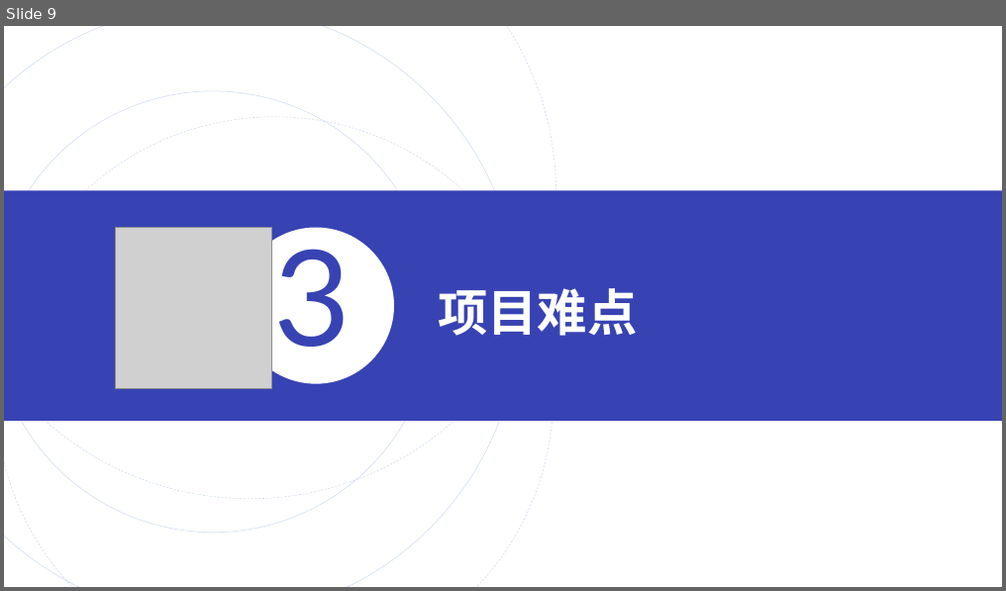
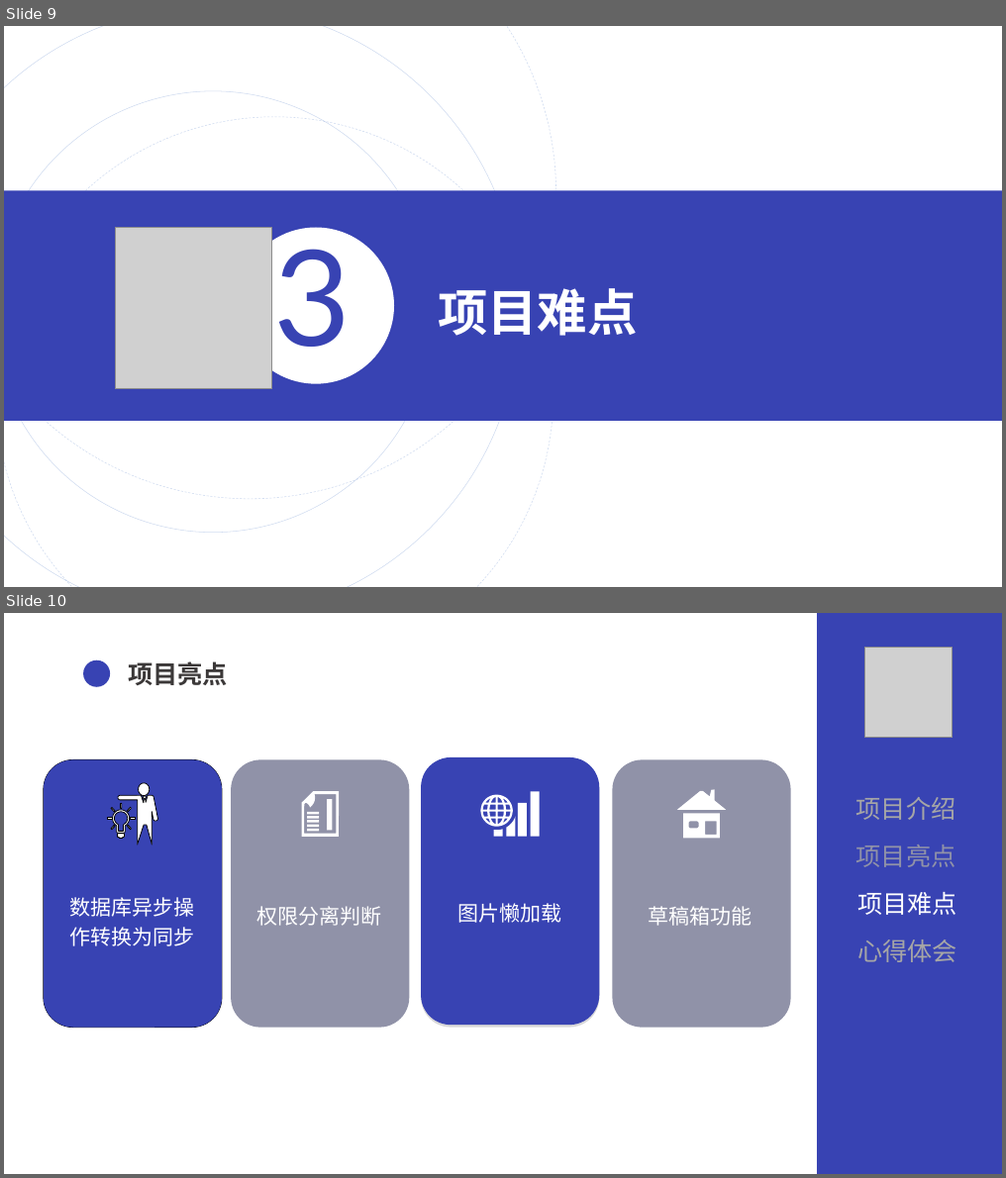
Before and after one commit to zhiyuxinxuan/QG_FinalTest, a slide deck: others/QG汇报.pptx. Shown one above the other, each under a label of ours: slide 9 before the commit, slides 9 and 10 after it. The pictures are 1006x591 and 1006x1178 pixels, drawn with LibreOffice and Linux fonts; fonts in the diff are those of the drawing; grey boxes stand for pictures. Boxes give left, top, right and bottom in pixels: in the first picture for what was removed or moved away, otherwise in the second. Text is boxed around its words. In the diff, an @@ line names an element or a change of style, - is before the commit and + after.

```diff
--- a/others/QG汇报.pptx
+++ b/others/QG汇报.pptx
@@ slide 10 added at [4,613,1002,1174], background #FFFFFF @@
@@ rectangle added at [818,613,1002,1174], fill #3843B3, outline #3843B3 1 pt @@
@@ ellipse added at [83,661,110,687], fill #3843B3 @@
@@ text added at [128,662,228,685], 24 pt, text #3B3838, bold @@
+项目亮点
@@ picture added at [865,648,952,738] @@
@@ rounded rectangle added at [231,760,409,1028], fill #9092A8 @@
@@ rounded rectangle added at [613,760,791,1028], fill #9092A8 @@
@@ freeform shape added at [677,789,726,839], fill #FFFFFF @@
@@ freeform shape added at [302,791,340,837], fill #FFFFFF @@
@@ text added at [856,797,956,820], 24 pt, text #A6A6A6 @@
+项目介绍
@@ text added at [856,845,956,867], 24 pt, text #9092A8 @@
+项目亮点
@@ group added at [44,760,222,1028]: 2 rounded rectangles, 1 freeform shape, 1 text @@
+数据库异步操作转换为同步
@@ text added at [257,906,382,926], 20 pt, text #FFFFFF @@
+权限分离判断
@@ group added at [421,758,599,1027]: 2 rounded rectangles, 1 freeform shape, 1 text @@
+图片懒加载
@@ text added at [648,906,752,926], 20 pt, text #FFFFFF @@
+草稿箱功能
@@ text added at [857,892,957,915], 24 pt, text #FFFFFF @@
+项目难点
@@ text added at [857,940,957,962], 24 pt, text #A6A6A6 @@
+心得体会
```
Also in this commit, not shown: 8 slides changed, 1 other slide added, 1 slide removed, 7 other files.
